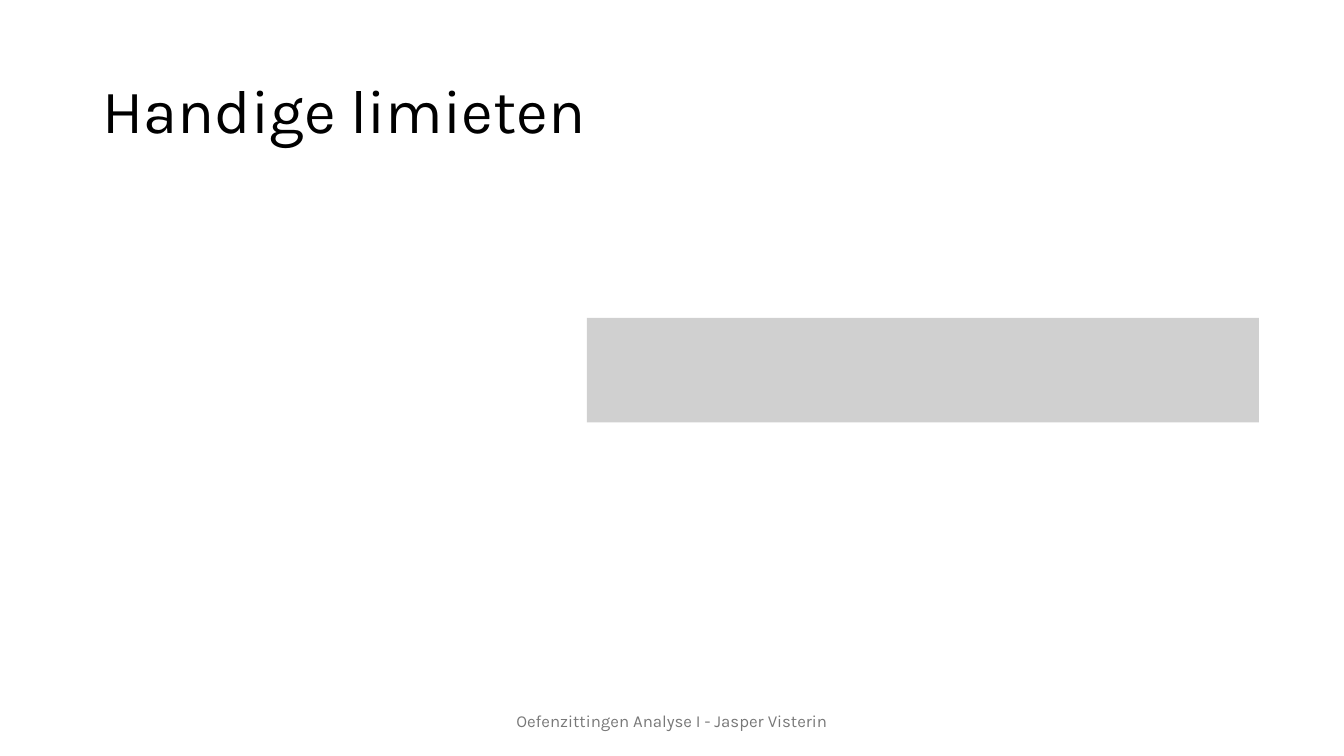
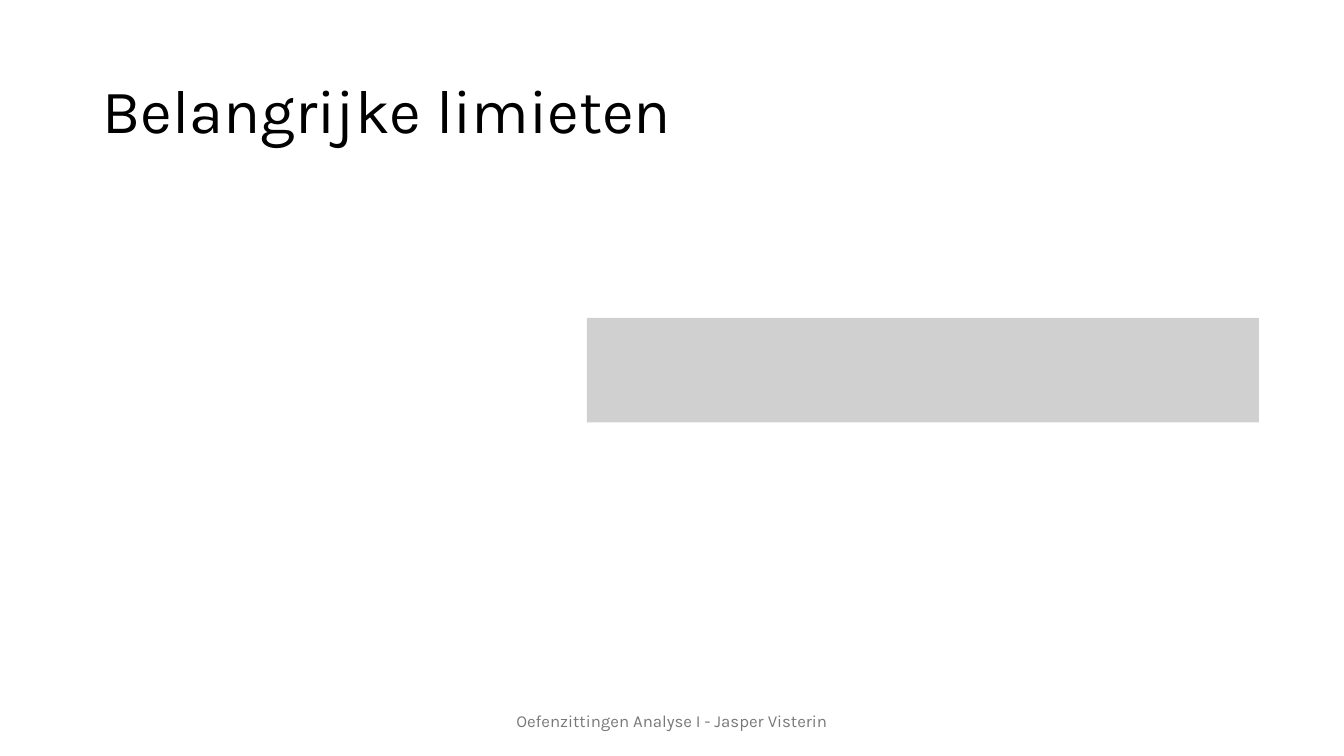
Before and after one commit to JasperVisterin/JasperVisterin.github.io, a slide deck: slide 13 of files/Oefenzitting 4.pptx (slide 7 before the commit). Drawn at 1344x756 pixels with LibreOffice and Linux fonts; fonts in the diff are those of the drawing; grey boxes stand for pictures. Boxes give left, top, right and bottom in pixels: in the first picture for what was removed or moved away, otherwise in the second. Text is boxed around its words. In the diff, an @@ line names an element or a change of style, - is before the commit and + after.

```diff
--- a/files/Oefenzitting 4.pptx
+++ b/files/Oefenzitting 4.pptx
@@ title at bbox=[102, 90, 671, 148]: text changed @@
-Handige limieten
+Belangrijke limieten
```
Also in this commit, not shown: 2 other slides changed, 3 slides added, 1 other file.
